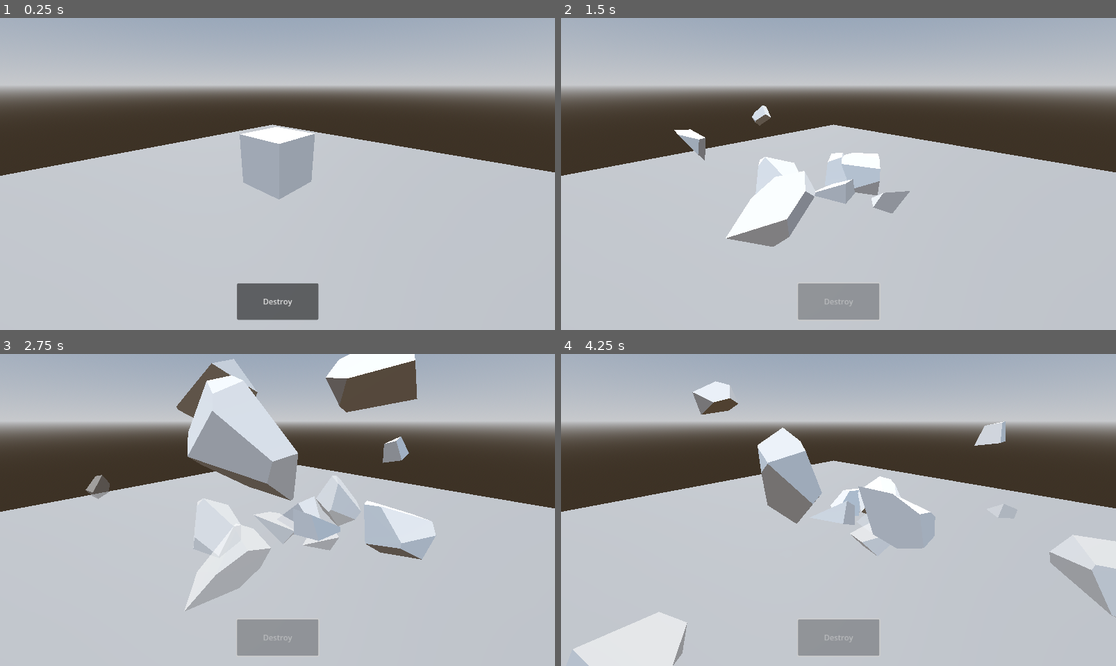
Above: before the commit, frames 1-4 (two rows, left to right).
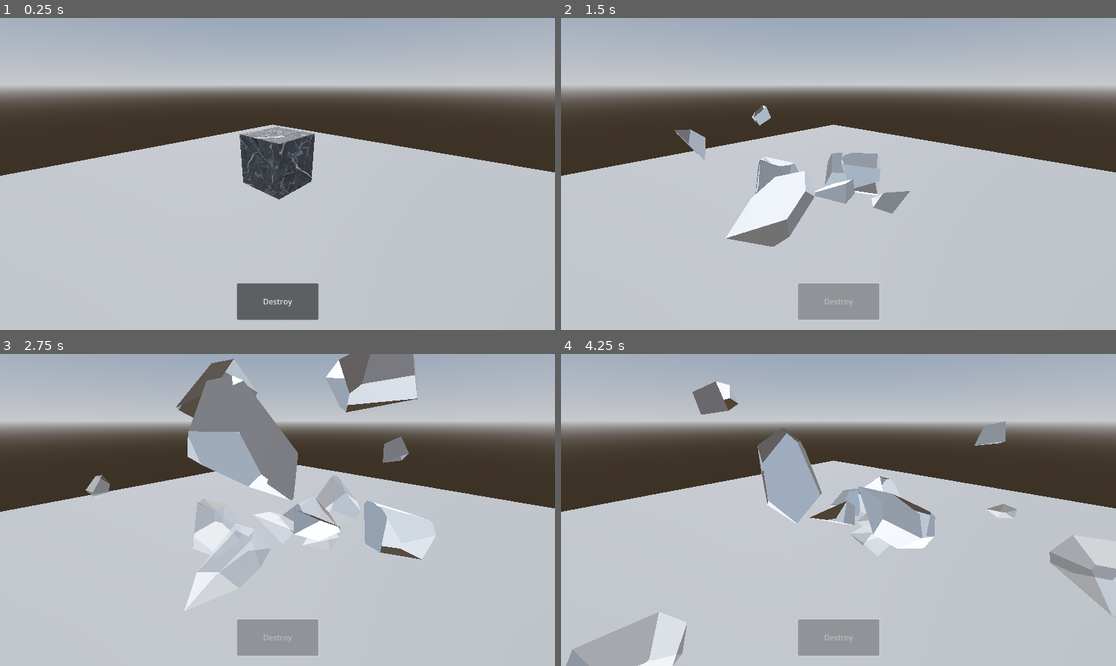
Above: after the commit, the same moments.

Repository: Jummit/godot-destruction-plugin
Game: Godot game, scene res://demo.tscn
Two runs of this game, one before a commit and one after it. Both use one fixed random seed, a clock stepped at 60 frames per second and the inputs below.
Inputs:
- Up to frame 1 (0.25 s): no input
- Up to frame 2 (1.5 s): click "Destroy" at 0.5 s
- Up to frame 3 (2.75 s): click "Destroy" at 2 s
- Up to frame 4 (4.25 s): click "Destroy" at 3.5 s

The runs differ from the first frame. In frame 1, 2.5% of the frame differs, in the area x 43-57%, y 34-59%; in frame 2, 1.1%; in frame 3, 9.6%, in the area x 15-79%, y 0-83%; in frame 4, 5.7%.

Commit message:
Add texture

Diff:
--- a/destructible_cube.tscn
+++ b/destructible_cube.tscn
@@ -1,6 +1,6 @@
 [gd_scene load_steps=5 format=3 uid="uid://cexof5tlc7l1i"]
 
-[ext_resource type="Material" uid="uid://b4ygu62iepx6e" path="res://white.tres" id="1_pn1no"]
+[ext_resource type="Material" uid="uid://b4ygu62iepx6e" path="res://marble.tres" id="1_3a0qt"]
 [ext_resource type="Script" path="res://addons/destruction/destruction.gd" id="1_rrtfw"]
 [ext_resource type="PackedScene" uid="uid://celvn43a7xgcb" path="res://fractured_cube.glb" id="2_is15p"]
 
@@ -9,7 +9,7 @@
 
 [node name="DestructibleCube" type="MeshInstance3D"]
 transform = Transform3D(1, 0, 0, 0, 1, 0, 0, 0, 1, 0, 0.638229, 0)
-material_override = ExtResource("1_pn1no")
+material_override = ExtResource("1_3a0qt")
 mesh = SubResource("BoxMesh_h5eed")
 
 [node name="Destruction" type="Node" parent="."]
--- /dev/null
+++ b/marble.tres
@@ -0,0 +1,6 @@
+[gd_resource type="StandardMaterial3D" load_steps=2 format=3 uid="uid://b4ygu62iepx6e"]
+
+[ext_resource type="Texture2D" uid="uid://bgo453hjk7h3b" path="res://marble_albedo.jpg" id="1_s1a1o"]
+
+[resource]
+albedo_texture = ExtResource("1_s1a1o")
--- a/white.tres
+++ /dev/null
@@ -1,3 +0,0 @@
-[gd_resource type="StandardMaterial3D" format=3 uid="uid://b4ygu62iepx6e"]
-
-[resource]
Binary file added: marble_albedo.jpg
Not shown, changed: README.md
